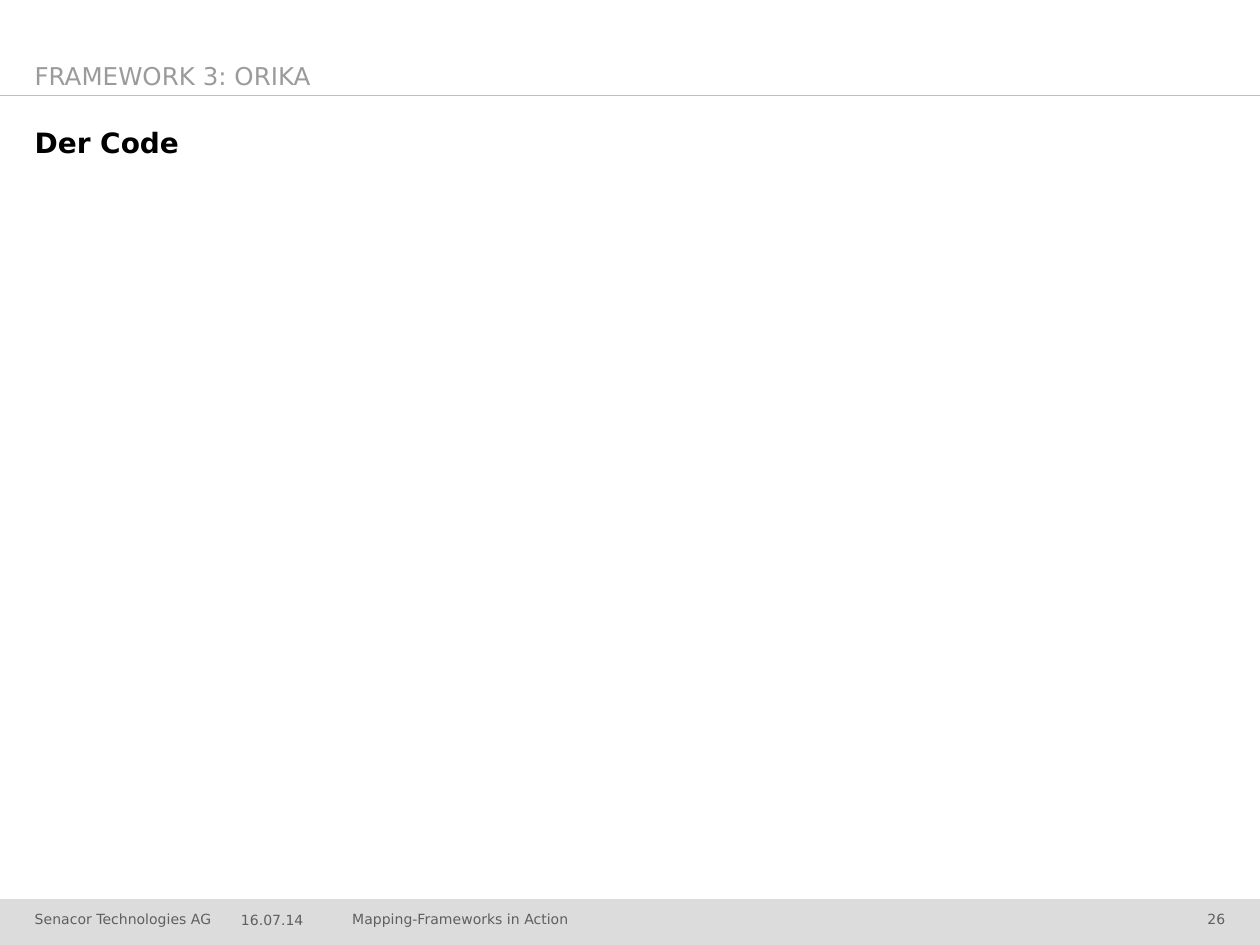
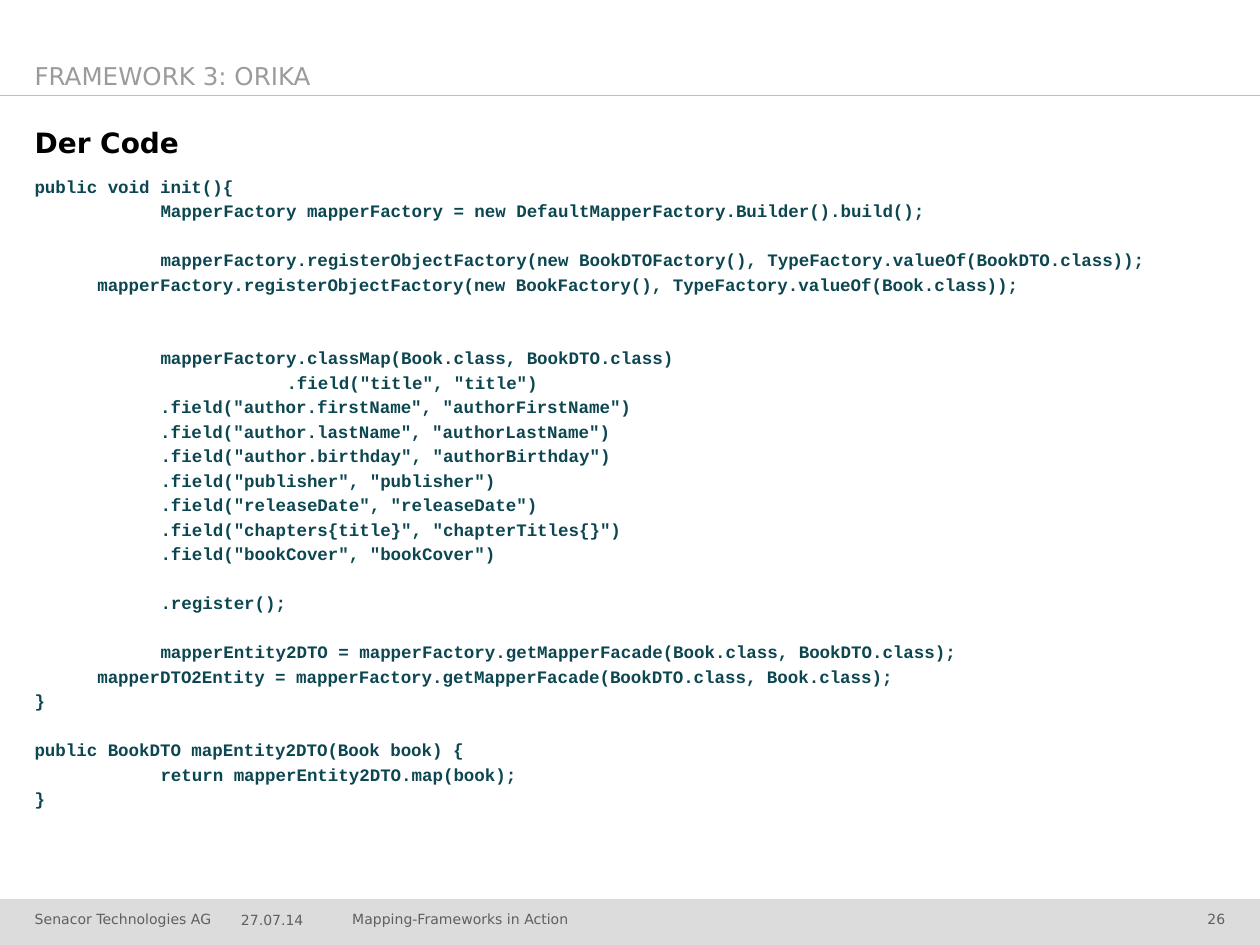
Before and after one commit to jschwalb/Mappings, a slide deck: slide 26 of presentation.pptx. Drawn at 1260x945 pixels with LibreOffice and Linux fonts; fonts in the diff are those of the drawing; background and template pictures are left out. Boxes give left, top, right and bottom in pixels: in the first picture for what was removed or moved away, otherwise in the second. Text is boxed around its words. In the diff, an @@ line names an element or a change of style, - is before the commit and + after.

```diff
--- a/presentation.pptx
+++ b/presentation.pptx
@@ text added at (35, 181, 1144, 785), 10 pt, text #0C4650, bold @@
+public void init(){
+MapperFactory mapperFactory = new DefaultMapperFactory.Builder().build();
+mapperFactory.registerObjectFactory(new BookDTOFactory(), TypeFactory.valueOf(BookDTO.class));
+mapperFactory.registerObjectFactory(new BookFactory(), TypeFactory.valueOf(Book.class));
+mapperFactory.classMap(Book.class, BookDTO.class)
+.field("title", "title")
+.field("author.firstName", "authorFirstName")
+.field("author.lastName", "authorLastName")
+.field("author.birthday", "authorBirthday")
+.field("publisher", "publisher")
+.field("releaseDate", "releaseDate")
+.field("chapters{title}", "chapterTitles{}")
+.field("bookCover", "bookCover")
+.register();
+mapperEntity2DTO = mapperFactory.getMapperFacade(Book.class, BookDTO.class);
+mapperDTO2Entity = mapperFactory.getMapperFacade(BookDTO.class, Book.class);
+}
+public BookDTO mapEntity2DTO(Book book) {
+return mapperEntity2DTO.map(book);
+}
@@ text at (241, 914, 303, 925): text changed @@
-16.07.14
+27.07.14
```
Also in this commit, not shown: 30 other slides changed, 1 slide added.
